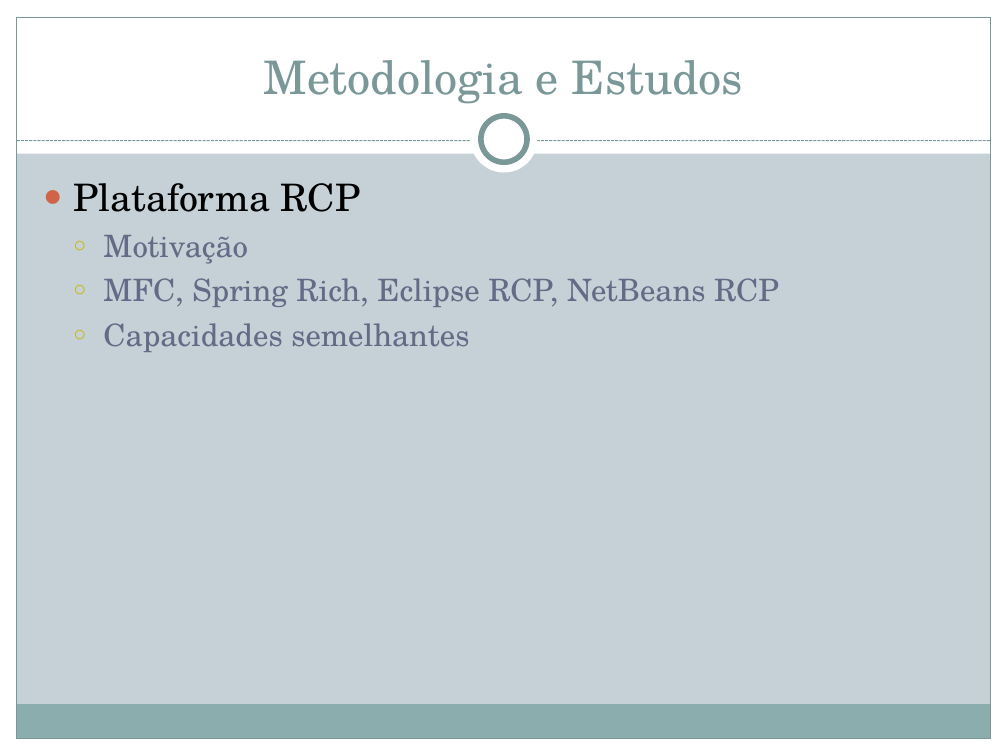
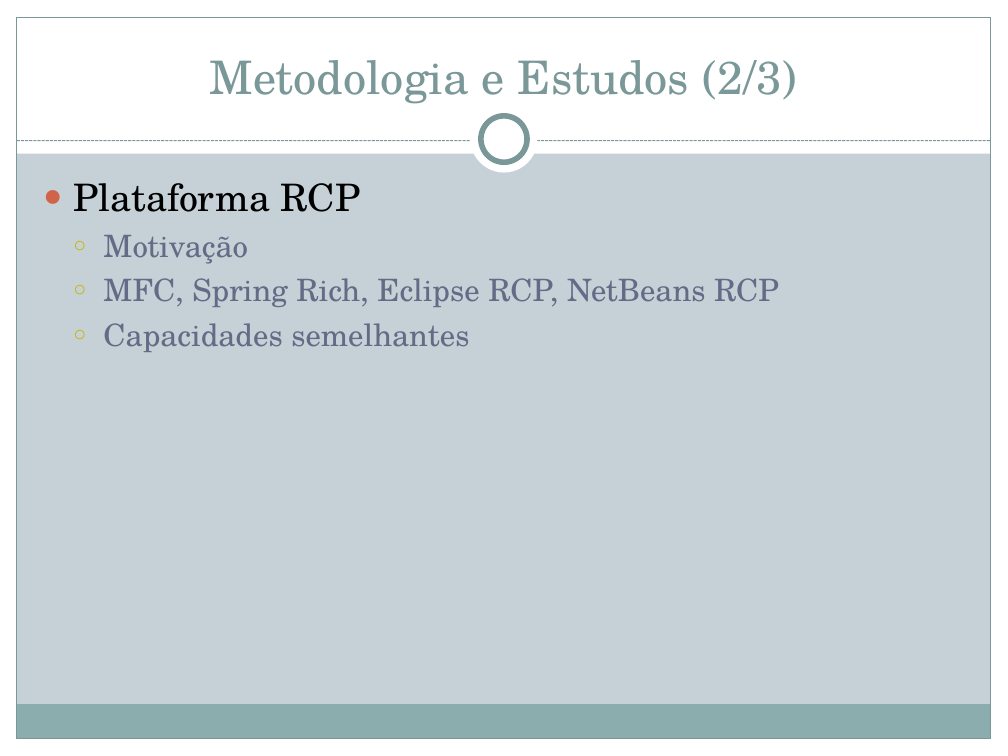
Before and after one commit to BackupTheBerlios/jfindmyfiles-svn, a slide deck: slide 5 of trunk/docs/Apresentacao Publica - JFindMyFiles.ppt. Drawn at 1008x756 pixels with LibreOffice and Linux fonts; fonts in the diff are those of the drawing. Boxes give left, top, right and bottom in pixels: in the first picture for what was removed or moved away, otherwise in the second. Text is boxed around its words. In the diff, an @@ line names an element or a change of style, - is before the commit and + after.

```diff
--- a/trunk/docs/Apresentacao Publica - JFindMyFiles.ppt
+++ b/trunk/docs/Apresentacao Publica - JFindMyFiles.ppt
@@ title at box(210, 60, 797, 104): text changed @@
-Metodologia e Estudos
+Metodologia e Estudos (2/3)
```
Also in this commit, not shown: 4 other slides changed, 1 slide added.
